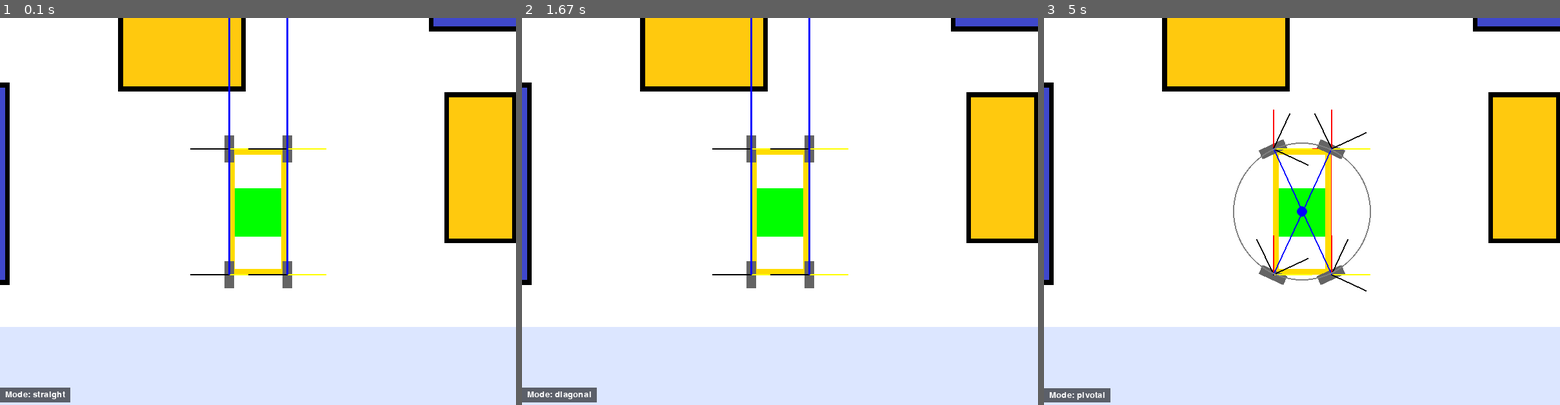
Above: before the commit, frames 1-3 (left to right).
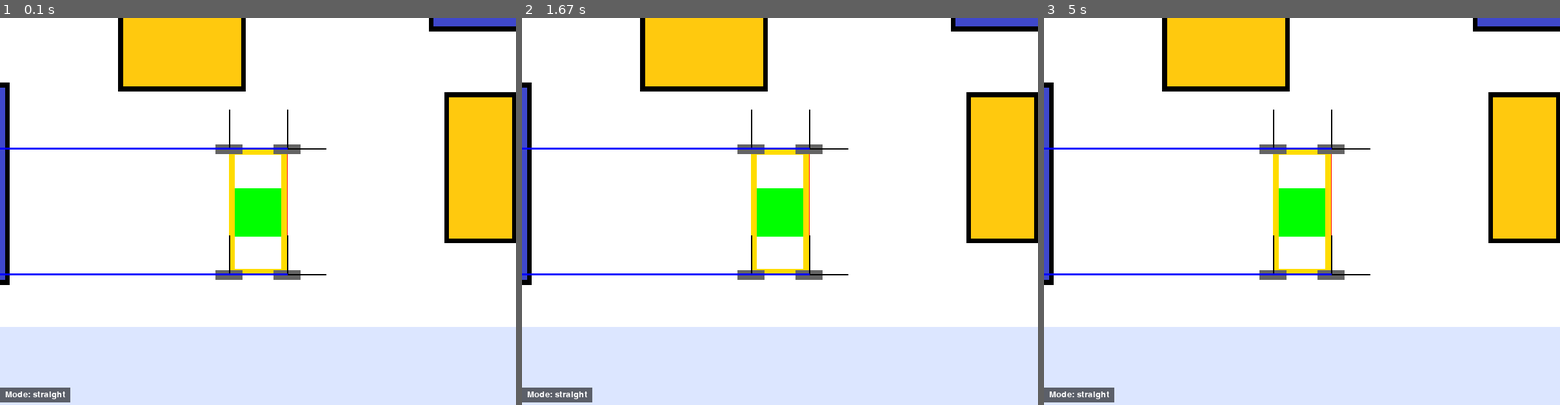
Above: after the commit, the same moments.

Repository: marcoacolla/LAR-Trafo-Cabeca-de-Serie
Game: pygame game, started from Python_Sim_Pygame/v1.0_pygame.py
The game is run twice, just before and just after one commit, with the same random seed, the same clock (stepped at 60 frames per second) and the same inputs.
Inputs:
- Up to frame 1 (0.1 s): no input
- Up to frame 2 (1.67 s): tap Space at 0.33 s
- Up to frame 3 (5 s): tap Space at 4.67 s

The runs differ from the first frame. In frame 1, 1.7% of the frame differs, in the area x 0-64%, y 0-70%; in frame 2, 1.8%, in the area x 0-64%, y 0-100%; in frame 3, 1.7%.

Commit message:
adding mode transition

Diff:
--- a/Python_Sim_Pygame/Camera/Camera.py
+++ b/Python_Sim_Pygame/Camera/Camera.py
@@ -13,7 +13,7 @@
 
     def update(self, player):
         # Centraliza o player na tela independente da escala.
-        # world_to_screen: sx = (x - offset_x) * scale
+        # world_to_screen: sx = (x - offset_x) * Sscale
         # queremos sx == width/2  => offset_x = x - (width/2)/scale
         s = self.scale if hasattr(self, 'scale') and self.scale != 0 else 1.0
         self.offset_x = player.x - (self.width / 2.0) / s
--- a/Python_Sim_Pygame/Player/Player.py
+++ b/Python_Sim_Pygame/Player/Player.py
@@ -14,8 +14,11 @@
 
     step = 1.0
     is_transitioning = False
-
-    transition_duration = [100]  # duração padrão da transição em ms
+    # transition state
+    transition_start_ms = None
+    transition_duration_ms = 500  # meio segundo
+    transition_from_angles = None  # per-wheel starting angles for interpolation
+    transition_to_angles = None
     def __init__(self, spawnpoint, surface, camera):
         self.x = spawnpoint[0]
         self.y = spawnpoint[1]
@@ -110,6 +113,9 @@
 
     def move(self, keys, speed=5):
         isChangingCourse = False
+        # progress any in-progress transition first
+        self.update_transition()
+        # block inputs during transition or if dead
         if self.state != 'vivo' or self.is_transitioning:
             return
         if self.curve_mode == "straight":
@@ -190,47 +196,94 @@
             self.x = x
             self.y = y
     def setMode(self, mode, curveStart=0, duration=None):
+        # Start a mode-change transition that lasts `transition_duration_ms`.
+        # While transitioning: inputs are ignored and wheel headings interpolate
+        # from their current values back to default for the new mode.
         if self.is_transitioning:
-            return  # evita sobreposição
+            return  # avoid overlapping transitions
+
+        prev_mode = self.curve_mode
 
         self.angle_offset = curveStart
         self.icr_bias = 0.5
         new_mode = mode
 
-        def on_completion():
-            self.is_transitioning = False
-            if new_mode == "pivotal":
-                self.steerWheels("curve", angle_offset=self.angle_offset)
-
-        if duration is None:
-            duration = 1000  # ms (1 segundo) → pode ser sua tabela transition_duration
-
-        if new_mode in ["straight"]:
-            for wheel in self.wheels:
-                # em modo straight as rodas alinham com o heading do robô
-                wheel.setHeading(self.getHeading())
-            # ensure no lingering ICR remains when switching to straight
-            self.icr_global = None
-
-        # set mode before computing ICR so computeICR can use mode-specific formula
+        # temporarily save current headings
+        from_angles = [w.getHeading() for w in self.wheels]
+
+        # determine destination headings depending on the mode
+        to_angles = []
+        if new_mode == "straight":
+            # wheels align with vehicle heading
+            target = (self.getHeading() + 90) % 360
+            to_angles = [target for _ in self.wheels]
+        elif new_mode == "diagonal":
+            diagonal_angle = (self.getHeading() + 90) % 360
+            to_angles = [diagonal_angle for _ in self.wheels]
+        elif new_mode in ["curve", "pivotal"]:
+            # For curved modes, compute ICR and desired wheel headings now
+            prev_temp_mode = self.curve_mode
+            prev_icr = self.icr_global
+            self.curve_mode = new_mode
+            if new_mode in ["curve", "pivotal"]:
+                self.icr_global = self.curvature.computeICR(angle_offset=self.angle_offset)
+            # compute desired headings without mutating wheels yet
+            desired = []
+            icr = self.icr_global
+            if icr is None:
+                # fallback: align with heading
+                desired = [(self.getHeading() + 90) % 360 for _ in self.wheels]
+            else:
+                icr_x, icr_y = icr
+                theta_v = math.radians(self.getHeading())
+                vx_v, vy_v = math.cos(theta_v), math.sin(theta_v)
+                for wheel in self.wheels:
+                    wx, wy = wheel.getPosition()
+                    rx, ry = wx - icr_x, wy - icr_y
+                    ang_r = math.degrees(math.atan2(ry, rx))
+                    cand1 = (ang_r + 90) % 360
+                    cand2 = (ang_r - 90) % 360
+                    vx1, vy1 = math.cos(math.radians(cand1)), math.sin(math.radians(cand1))
+                    vx2, vy2 = math.cos(math.radians(cand2)), math.sin(math.radians(cand2))
+                    dot1 = vx1 * vx_v + vy1 * vy_v
+                    dot2 = vx2 * vx_v + vy2 * vy_v
+                    desired_angle = cand1 if dot1 > dot2 else cand2
+                    desired.append(desired_angle)
+            to_angles = desired
+            # restore previous
+            self.curve_mode = prev_temp_mode
+            self.icr_global = prev_icr
+
+        # If switching straight -> curve, perform immediate switch (no transition)
+        if prev_mode == 'straight' and new_mode == 'curve':
+            # set logical mode
+            self.curve_mode = new_mode
+            # compute ICR and immediately apply wheel steering for curve
+            self.icr_global = self.curvature.computeICR(angle_offset=self.angle_offset)
+            try:
+                self.steerWheels('curve', angle_offset=self.angle_offset, icr_bias=self.icr_bias)
+            except Exception:
+                pass
+            return
+
+        # ensure lists have correct length
+        if len(to_angles) != len(self.wheels):
+            to_angles = [ (self.getHeading()+90) % 360 for _ in self.wheels]
+
+        # start transition
+        self.is_transitioning = True
+        self.transition_start_ms = pygame.time.get_ticks()
+        self.transition_from_angles = from_angles
+        self.transition_to_angles = to_angles
+
+        # finally update the logical mode state now (so UI shows it)
         self.curve_mode = new_mode
 
-        # Only compute a global ICR for modes that require curvature
+        # compute global ICR for modes that need it
         if self.curve_mode in ["curve", "pivotal"]:
             self.icr_global = self.curvature.computeICR(angle_offset=self.angle_offset)
         else:
-            # ensure no lingering ICR in modes that don't use it
             self.icr_global = None
-
-        # If entering diagonal mode, initialize wheel headings defasadas em 45 graus
-        diagonal_angle = 0
-        if new_mode == "diagonal":
-            diagonal_angle = (self.getHeading() + 90) % 360
-            for wheel in self.wheels:
-                wheel.setHeading(diagonal_angle)
-
-        # steer wheels for the new mode; pass diagonal_angle so steerWheels won't override
-        self.steerWheels(new_mode, diagonal_angle=diagonal_angle, angle_offset=self.angle_offset)
 
 
     def steerWheels(self, curve_mode, diagonal_angle=0, angle_offset=1, icr_bias=0.5):
@@ -270,6 +323,42 @@
 
                 desired = cand1 if dot1 > dot2 else cand2
                 wheel.setHeading(desired)
+
+    def update_transition(self):
+        """Call regularly (each frame) to progress an ongoing mode-change transition.
+        Interpolates wheel headings from transition_from_angles -> transition_to_angles
+        over self.transition_duration_ms milliseconds. When complete, finalize state.
+        """
+        if not self.is_transitioning:
+            return
+        now = pygame.time.get_ticks()
+        elapsed = now - (self.transition_start_ms or now)
+        t = min(1.0, float(elapsed) / float(self.transition_duration_ms))
+
+        # simple shortest-angle interpolation for each wheel
+        for i, wheel in enumerate(self.wheels):
+            a0 = self.transition_from_angles[i] % 360
+            a1 = self.transition_to_angles[i] % 360
+            # compute shortest delta
+            delta = (a1 - a0 + 180) % 360 - 180
+            interp = (a0 + delta * t) % 360
+            wheel.setHeading(interp)
+
+        # At halfway (or end) ensure wheel positions are synced
+        for wheel in self.wheels:
+            wheel.setPosition(self.getPosition())
+
+        if t >= 1.0:
+            # transition finished: snap to target headings
+            for i, wheel in enumerate(self.wheels):
+                try:
+                    wheel.setHeading(self.transition_to_angles[i] % 360)
+                except Exception:
+                    pass
+            self.is_transitioning = False
+            self.transition_start_ms = None
+            self.transition_from_angles = None
+            self.transition_to_angles = None
 
     def toggle_mode(self):
         """Cycle through robot modes: straight -> diagonal -> pivotal -> curve -> straight."""
